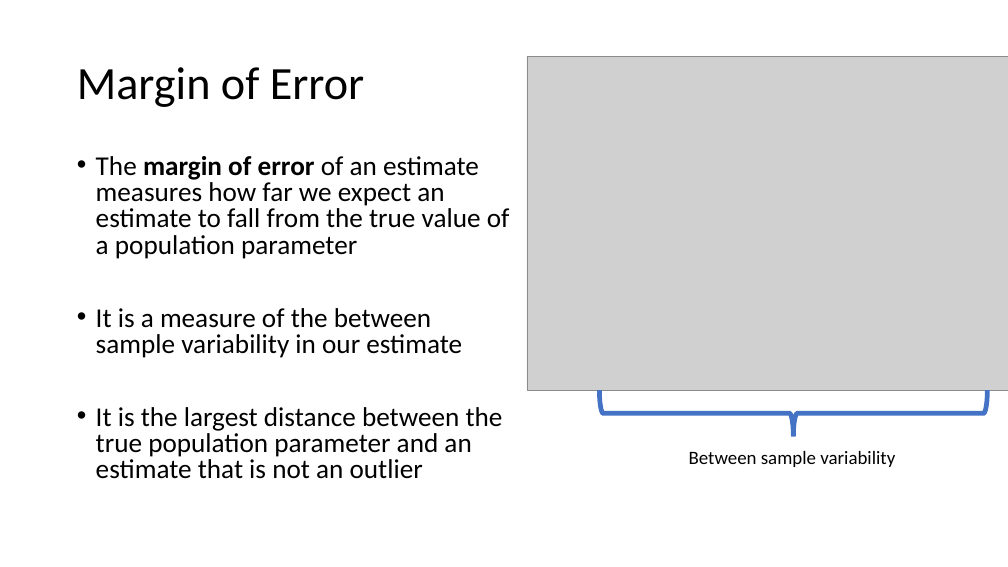
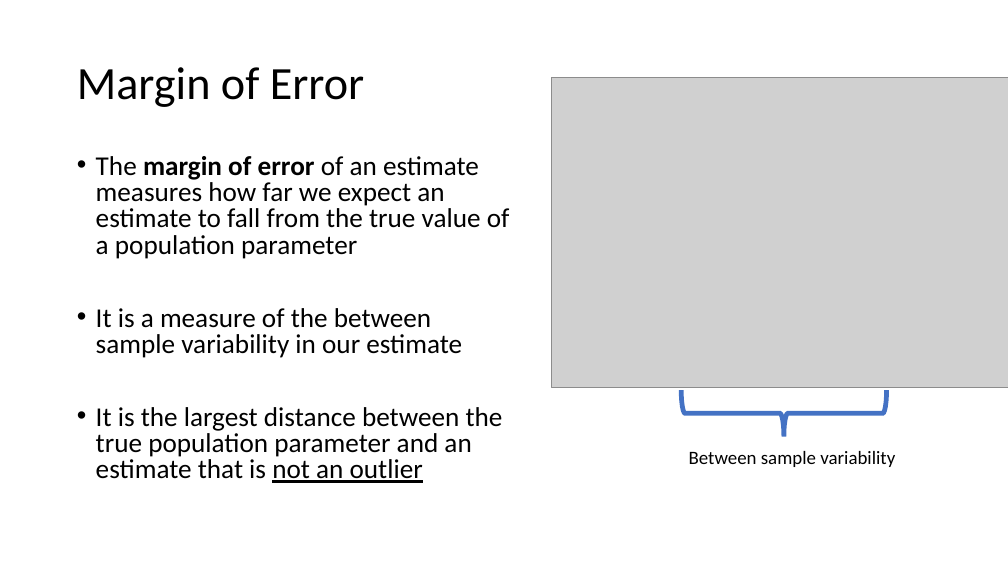
Before and after one commit to Jarred6068/UI_STAT251-03_Spring_2024, a slide deck: slide 9 of docs/lecture_slides/Week 5/Week5_Lecture8_Slides_2_7_2024.pptx (slide 11 before the commit). Drawn at 1008x567 pixels with LibreOffice and Linux fonts; fonts in the diff are those of the drawing; grey boxes stand for pictures. Boxes give left, top, right and bottom in pixels: in the first picture for what was removed or moved away, otherwise in the second. Text is boxed around its words. In the diff, an @@ line names an element or a change of style, - is before the commit and + after.

```diff
--- a/docs/lecture_slides/Week 5/Week5_Lecture8_Slides_2_7_2024.pptx
+++ b/docs/lecture_slides/Week 5/Week5_Lecture8_Slides_2_7_2024.pptx
@@ picture: place and size @@
-picture at (527,57,1008,390)
+picture at (552,78,1008,389)
@@ text at (96,407,503,483): underline on in "not an outlier" @@
@@ left brace: place and size @@
-left brace at (600,390,988,437)
+left brace at (681,390,887,437)
```
Also in this commit, not shown: 3 other slides changed, 24 slides added, 8 slides removed, 18 other files.
